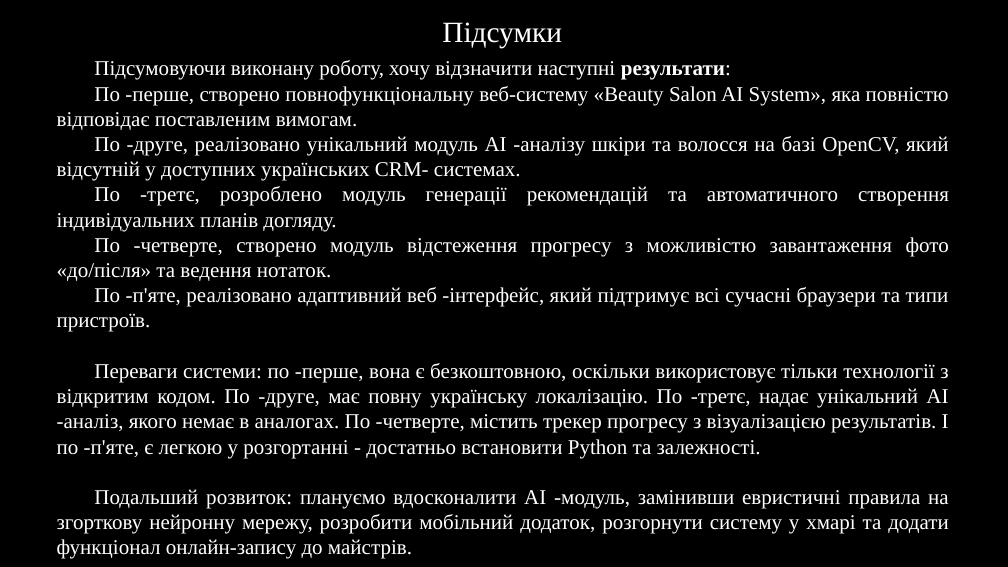
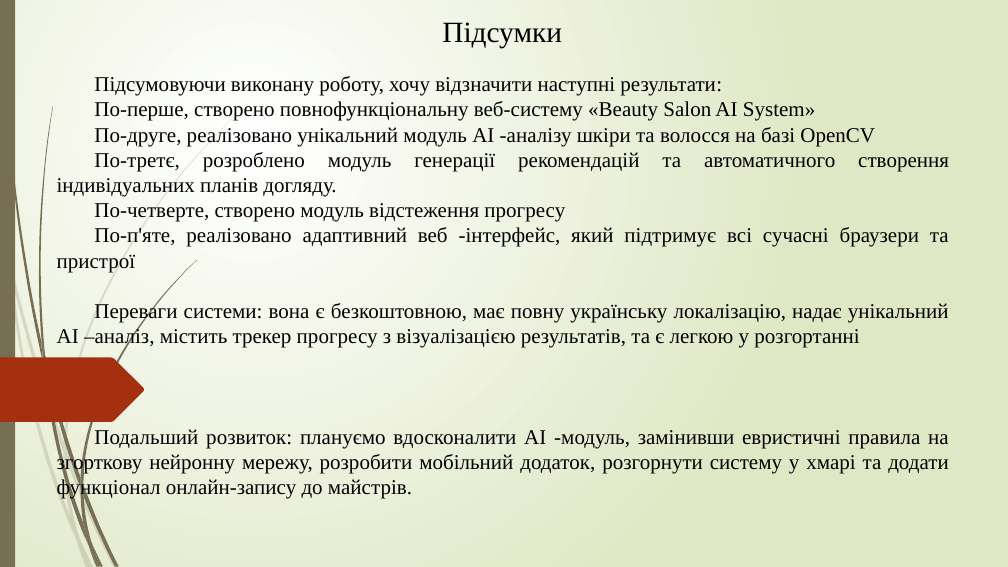
Before and after one commit to NureSheikoAndrii/2026_kkp-project, a slide deck: slide 16 of 2026_Б_ПІ_ПЗПІ-23-7_Шейко_А_О.pptx (slide 14 before the commit). Drawn at 1008x567 pixels with LibreOffice and Linux fonts; fonts in the diff are those of the drawing; background and template pictures are left out. Boxes give left, top, right and bottom in pixels: in the first picture for what was removed or moved away, otherwise in the second. Text is boxed around its words. In the diff, an @@ line names an element or a change of style, - is before the commit and + after.

```diff
--- a/2026_Б_ПІ_ПЗПІ-23-7_Шейко_А_О.pptx
+++ b/2026_Б_ПІ_ПЗПІ-23-7_Шейко_А_О.pptx
@@ background #000000 to gradient #FFFFFF to #DFE8C4 @@
@@ rectangle added at (0, 0, 15, 567), fill #766F54 @@
@@ text "Підсумки" at (442, 22, 562, 48): text colour #FFFFFF to #000000 @@
@@ text "Підсумовуючи виконану роботу, хочу відзначити ...": place and size @@
-text "Підсумовуючи виконану роботу, хочу відзначити ..." at (57, 60, 949, 559)
+text "Підсумовуючи виконану роботу, хочу відзначити ..." at (57, 76, 949, 499)
@@ text at (57, 76, 949, 499): text colour #FFFFFF to #000000 in "Підсумовуючи виконану роботу, хочу відзначити наступні резул ...", "Подальший розвиток: плануємо вдосконалити AI -модуль, заміни ..."; bold off in "результати:" @@
@@ text at (57, 101, 949, 348): text changed; text colour #FFFFFF to #000000 @@
-По -перше, створено повнофункціональну веб-систему «Beauty Salon AI System», яка повністю відповідає поставленим вимогам.
-По -друге, реалізовано унікальний модуль AI -аналізу шкіри та волосся на базі OpenCV, який відсутній у доступних українських CRM- системах.
-По -третє, розроблено модуль генерації рекомендацій та автоматичного створення індивідуальних планів догляду.
-По -четверте, створено модуль відстеження прогресу з можливістю завантаження фото «до/після» та ведення нотаток.
-По -п'яте, реалізовано адаптивний веб -інтерфейс, який підтримує всі сучасні браузери та типи пристроїв.
-Переваги системи: по -перше, вона є безкоштовною, оскільки використовує тільки технології з відкритим кодом. По -друге, має повну українську локалізацію. По -третє, надає унікальний AI -аналіз, якого немає в аналогах. По -четверте, містить трекер прогресу з візуалізацією результатів. І по -п'яте, є легкою у розгортанні - достатньо встановити Python та залежності.
+По-перше, створено повнофункціональну веб-систему «Beauty Salon AI System»
+По-друге, реалізовано унікальний модуль AI -аналізу шкіри та волосся на базі OpenCV
+По-третє, розроблено модуль генерації рекомендацій та автоматичного створення індивідуальних планів догляду.
+По-четверте, створено модуль відстеження прогресу
+По-п'яте, реалізовано адаптивний веб -інтерфейс, який підтримує всі сучасні браузери та пристрої
+Переваги системи: вона є безкоштовною, має повну українську локалізацію, надає унікальний AI –аналіз, містить трекер прогресу з візуалізацією результатів, та є легкою у розгортанні
@@ freeform shape added at (0, 358, 144, 422), fill #A53010 @@
@@ group added at (0, 116, 236, 567): 10 freeform shapes @@
@@ group added at (2, 0, 197, 567): 12 freeform shapes @@
```
Also in this commit, not shown: 12 other slides changed, 4 slides added, 2 slides removed.
